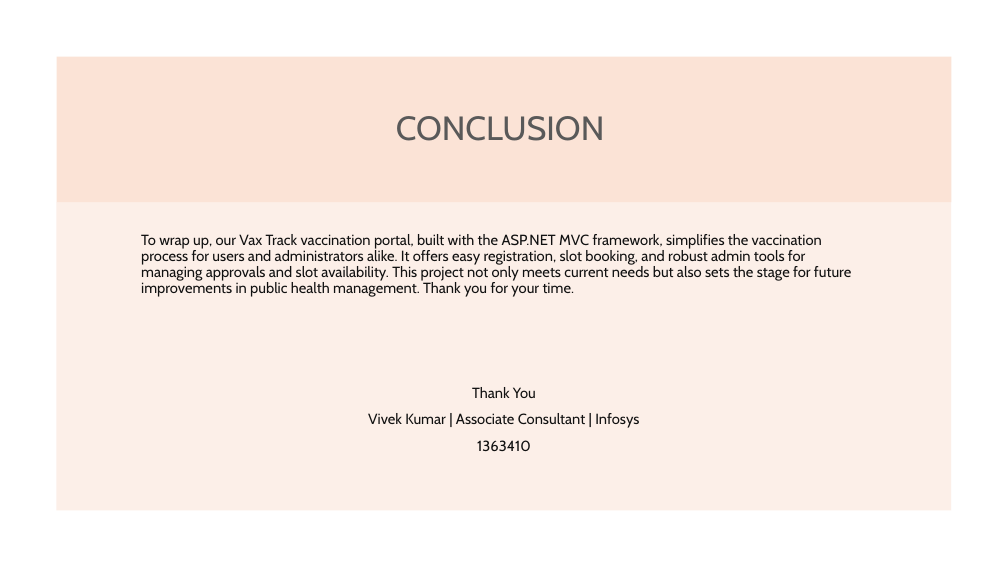
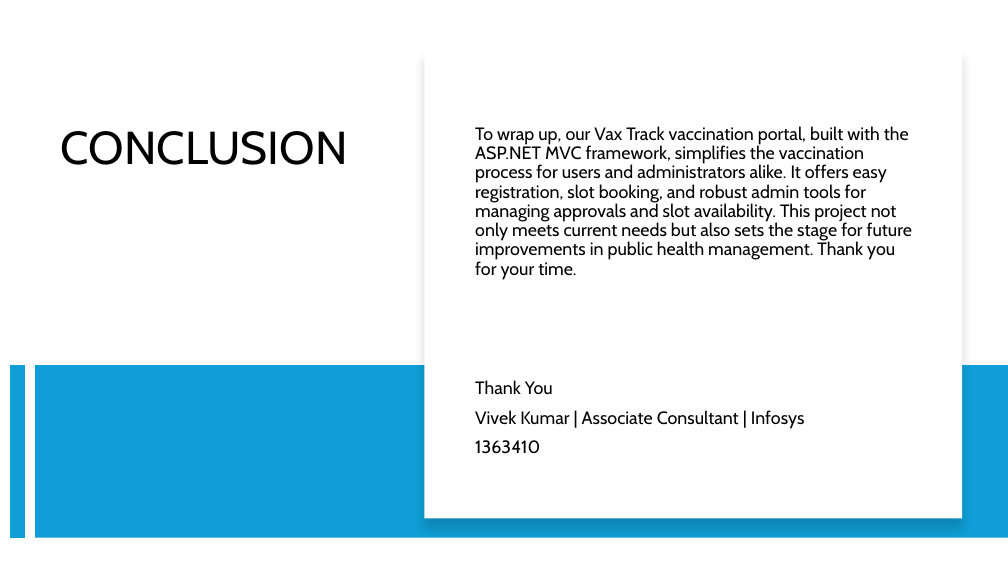
Before and after one commit to lookinfome/VaxTrack_v1.0.0, a slide deck: slide 21 of Vax Track V1 - Beta.pptx. Drawn at 1008x567 pixels with LibreOffice and Linux fonts; fonts in the diff are those of the drawing. Boxes give left, top, right and bottom in pixels: in the first picture for what was removed or moved away, otherwise in the second. Text is boxed around its words. In the diff, an @@ line names an element or a change of style, - is before the commit and + after.

```diff
--- a/Vax Track V1 - Beta.pptx
+++ b/Vax Track V1 - Beta.pptx
@@ rectangle removed at [57,57,951,202] @@
@@ rectangle added at [424,48,962,518], fill #FFFFFF @@
@@ title "CONCLUSION": place and size @@
-title "CONCLUSION" at [396,116,605,141]
+title "CONCLUSION" at [61,131,348,165]
@@ title "CONCLUSION" at [61,131,348,165]: size 32 to 44 pt, text colour #595959 to #000000; alignment centre to left; vertical alignment middle to top @@
@@ text "To wrap up, our Vax ...": place and size @@
-text "To wrap up, our Vax ..." at [141,234,851,451]
+text "To wrap up, our Vax ..." at [475,126,912,454]
@@ text "To wrap up, our Vax ..." at [475,126,912,454]: size 14 to 17 pt, text colour #111111 to #000000; alignment centre to left @@
@@ rectangle removed at [57,202,952,510] @@
@@ line added from (17, 365) to (17, 538), #0F9ED5 14 pt @@
@@ rectangle added at [35,365,1008,538], fill #0F9ED5 @@
```
Also in this commit, not shown: 20 other slides changed.
